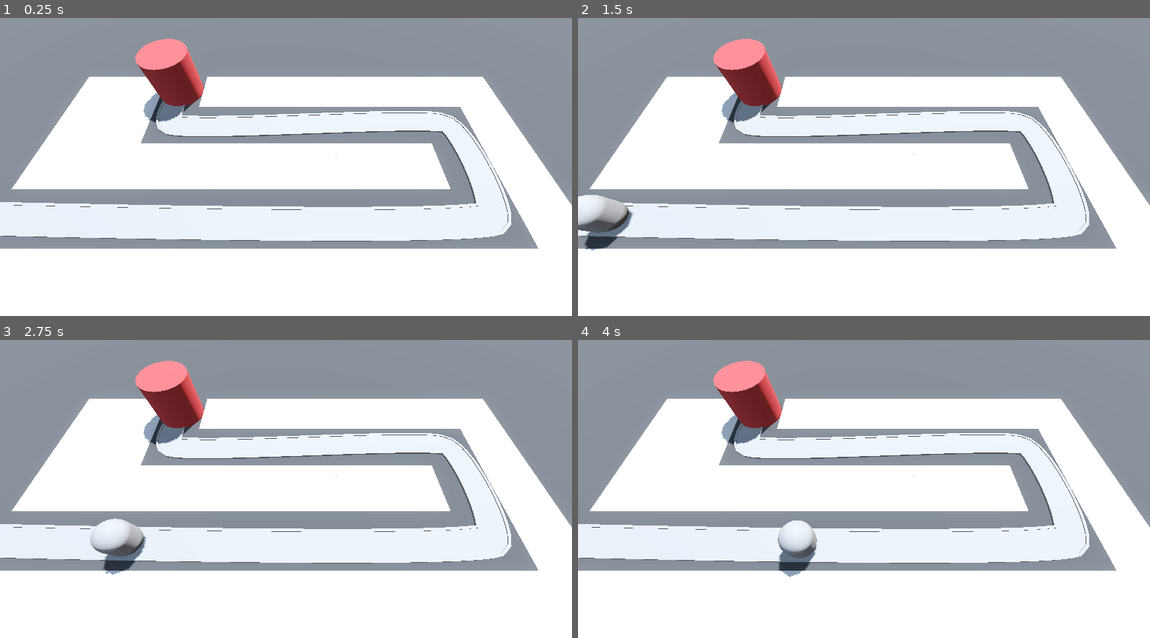
Above: before the commit, frames 1-4 (two rows, left to right).
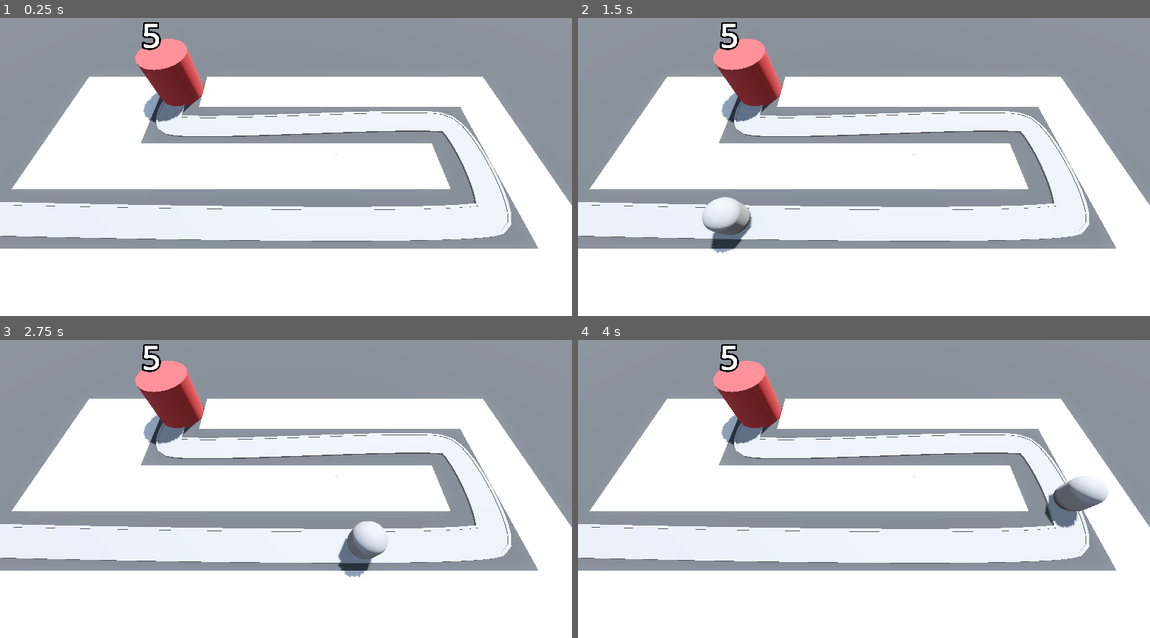
Above: after the commit, the same moments.

Repository: vibrunazo/godot-barbarian
Game: Godot game, scene res://levels/base_level.tscn
Same seed, same stepped clock (60 frames per second), same inputs: the game is played once before the commit and once after it.
Inputs:
- Up to frame 1 (0.25 s): no input
- Up to frame 2 (1.5 s): tap Enter at 0.5 s; hold S (toggle_speed, bound only after the commit) 0.53-1.28 s; tap S (toggle_speed, bound only after the commit) at 1.35 s
- Up to frame 3 (2.75 s): hold S (toggle_speed, bound only after the commit) from 2.03 s (still down)
- Up to frame 4 (4 s): release S (toggle_speed, bound only after the commit) at 2.78 s; tap S (toggle_speed, bound only after the commit) at 2.85 s; hold S (toggle_speed, bound only after the commit) from 3.53 s (still down)

The runs differ from the first frame. In frame 1, 0.2% of the frame differs, in the area x 24-29%, y 1-11%; in frame 2, 2.2%, in the area x 0-31%, y 1-80%; in frame 3, 2.1%; in frame 4, 2.0%.

Commit message:
39. Health and Labels

Diff:
--- a/base/base.gd
+++ b/base/base.gd
@@ -1,7 +1,17 @@
 class_name Base
 extends Node3D
 
-var health: int = 10
+@export var max_health: int = 5
+var health: int = 5
+
+@onready var label_3d: Label3D = $Label3D
+
+func _ready() -> void:
+	health = max_health
+	label_3d.text = str(health)
 
 func take_damage() -> void:
 	print('damage dealt to base')
+	health -= 1
+	health = clampi(health, 0, max_health)
+	label_3d.text = str(health)
--- a/base/base.tscn
+++ b/base/base.tscn
@@ -14,3 +14,10 @@
 height = 4.0
 sides = 32
 material = SubResource("StandardMaterial3D_koyjo")
+
+[node name="Label3D" type="Label3D" parent="."]
+transform = Transform3D(1, 0, 0, 0, 1, 0, 0, 0, 1, 0, 5.5, 0)
+billboard = 1
+text = "5"
+font_size = 500
+outline_size = 100
--- a/enemy/enemy.gd
+++ b/enemy/enemy.gd
@@ -19,4 +19,4 @@
 func do_damage() -> void:
 	if base:
 		base.take_damage()
-		queue_free()
+		set_process(false)
--- a/project.godot
+++ b/project.godot
@@ -35,3 +35,8 @@
 "events": [Object(InputEventKey,"resource_local_to_scene":false,"resource_name":"","device":-1,"window_id":0,"alt_press …(192 unchanged characters)…
 ]
 }
+toggle_speed={
+"deadzone": 0.5,
+"events": [Object(InputEventKey,"resource_local_to_scene":false,"resource_name":"","device":-1,"window_id":0,"alt_pressed":false,"shift_pressed":false,"ctrl_pressed":false,"meta_pressed":false,"pressed":false,"keycode":0,"physical_keycode":83,"key_label":0,"unicode":115,"location":0,"echo":false,"script":null)
+]
+}
--- a/scripts/ui.gd
+++ b/scripts/ui.gd
@@ -7,6 +7,8 @@
 		toggle_fullscreen()
 	if event.is_action_pressed("ui_cancel"):
 		get_tree().quit()
+	if event.is_action_pressed("toggle_speed"):
+		toggle_speed()
 
 func is_fullscreen() -> bool:
 	return DisplayServer.window_get_mode() == DisplayServer.WINDOW_MODE_EXCLUSIVE_FULLSCREEN or DisplayServer.window_get_mode() == DisplayServer.WINDOW_MODE_FULLSCREEN
@@ -19,3 +21,9 @@
 		DisplayServer.window_set_mode(DisplayServer.WINDOW_MODE_WINDOWED)
 	else:
 		go_fullscreen()
+
+func toggle_speed() -> void:
+	if Engine.time_scale == 1:
+		Engine.time_scale = 3
+	else:
+		Engine.time_scale = 1
